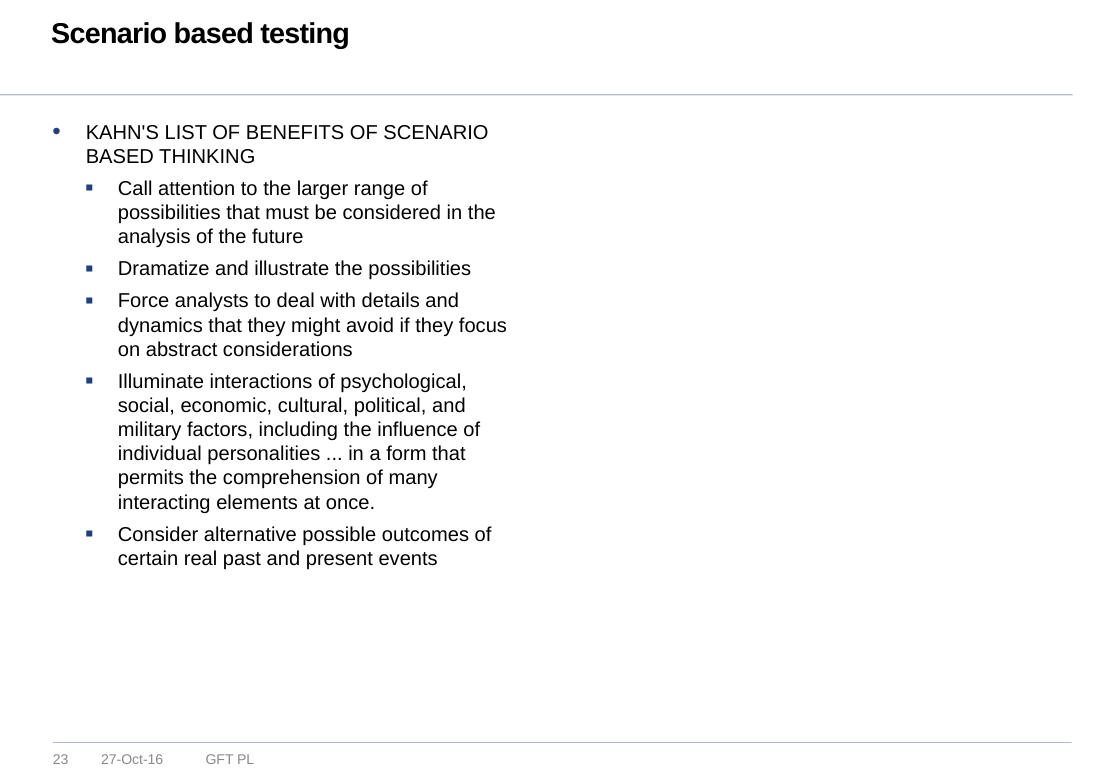
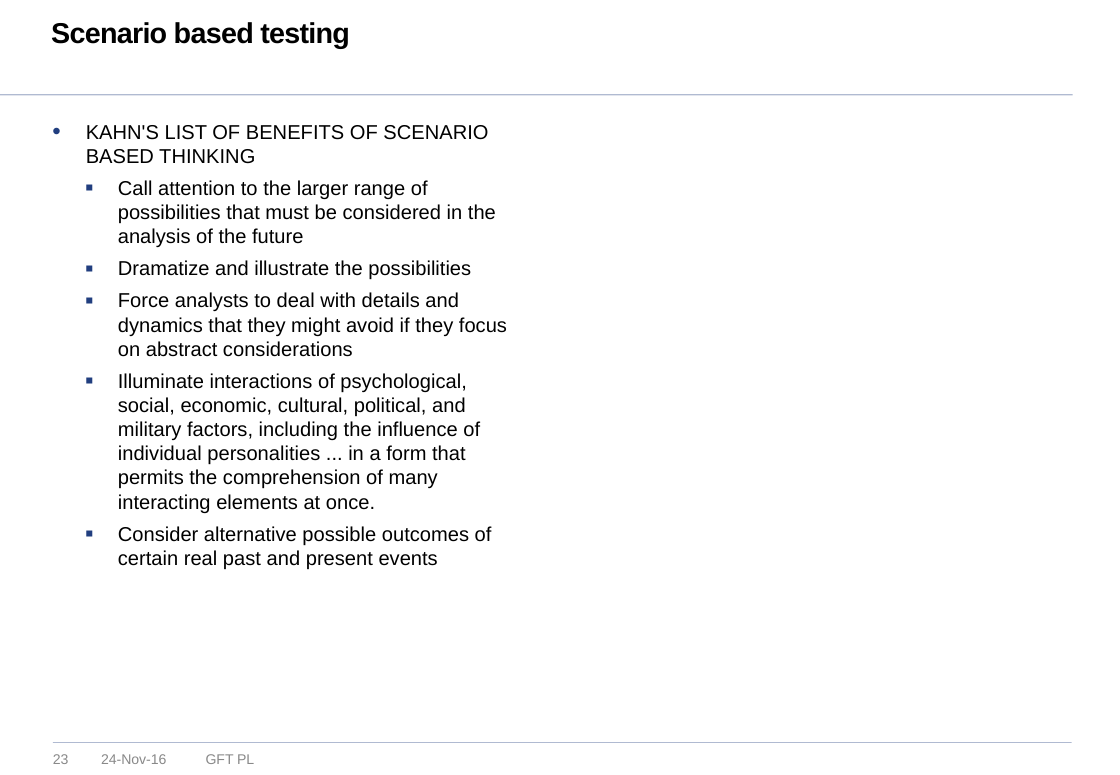
Before and after one commit to marcinBlaszczyk/math.uni.lodz.pl-2016, a slide deck: slide 23 of lesson-3/Black Box Testing.pptx. Drawn at 1120x775 pixels with LibreOffice and Linux fonts; fonts in the diff are those of the drawing; background and template pictures are left out. Boxes give left, top, right and bottom in pixels: in the first picture for what was removed or moved away, otherwise in the second. Text is boxed around its words. In the diff, an @@ line names an element or a change of style, - is before the commit and + after.

```diff
--- a/lesson-3/Black Box Testing.pptx
+++ b/lesson-3/Black Box Testing.pptx
@@ text at (101, 754, 166, 764): text changed @@
-27-Oct-16
+24-Nov-16
```
Also in this commit, not shown: 25 other slides changed, 17 other files.
